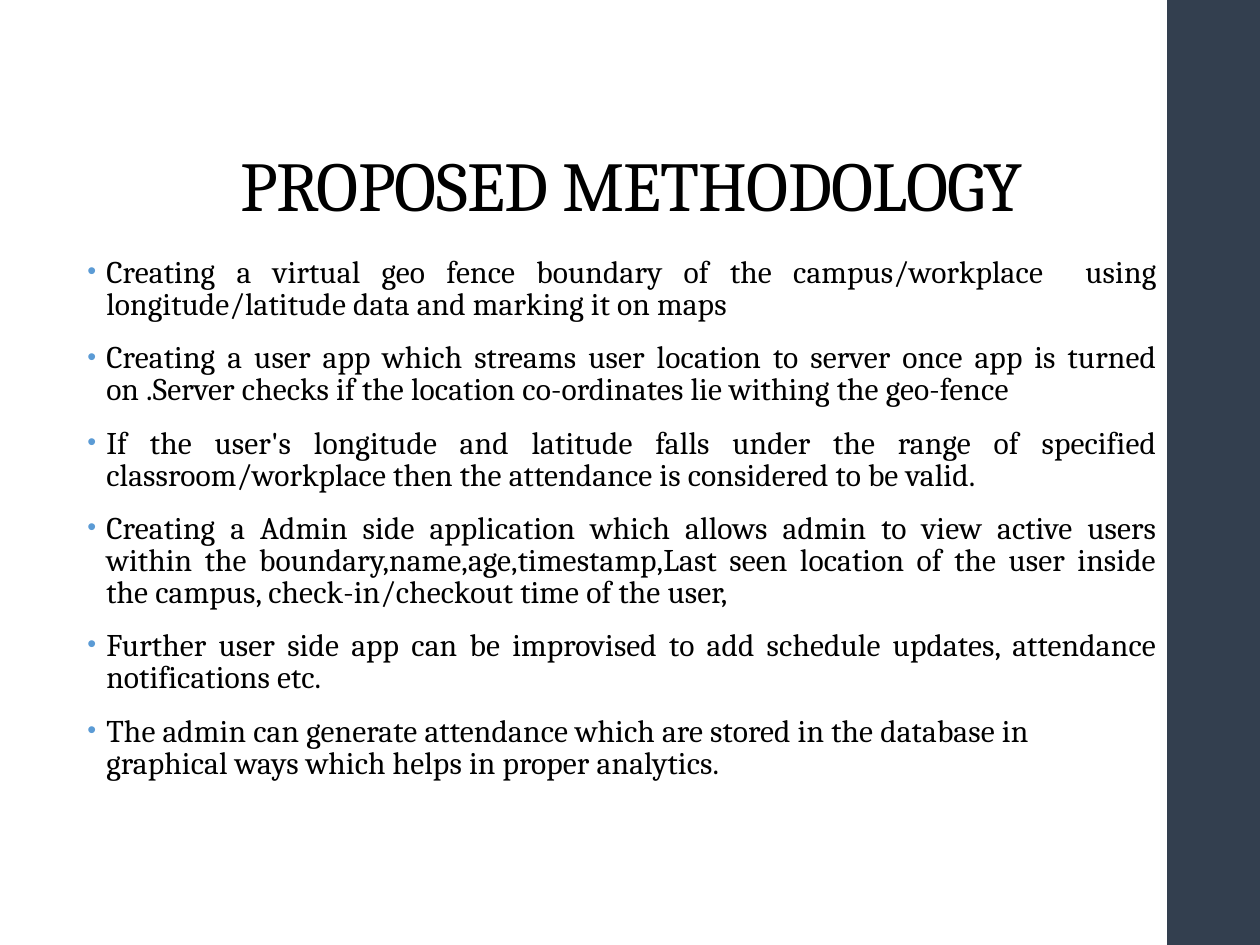
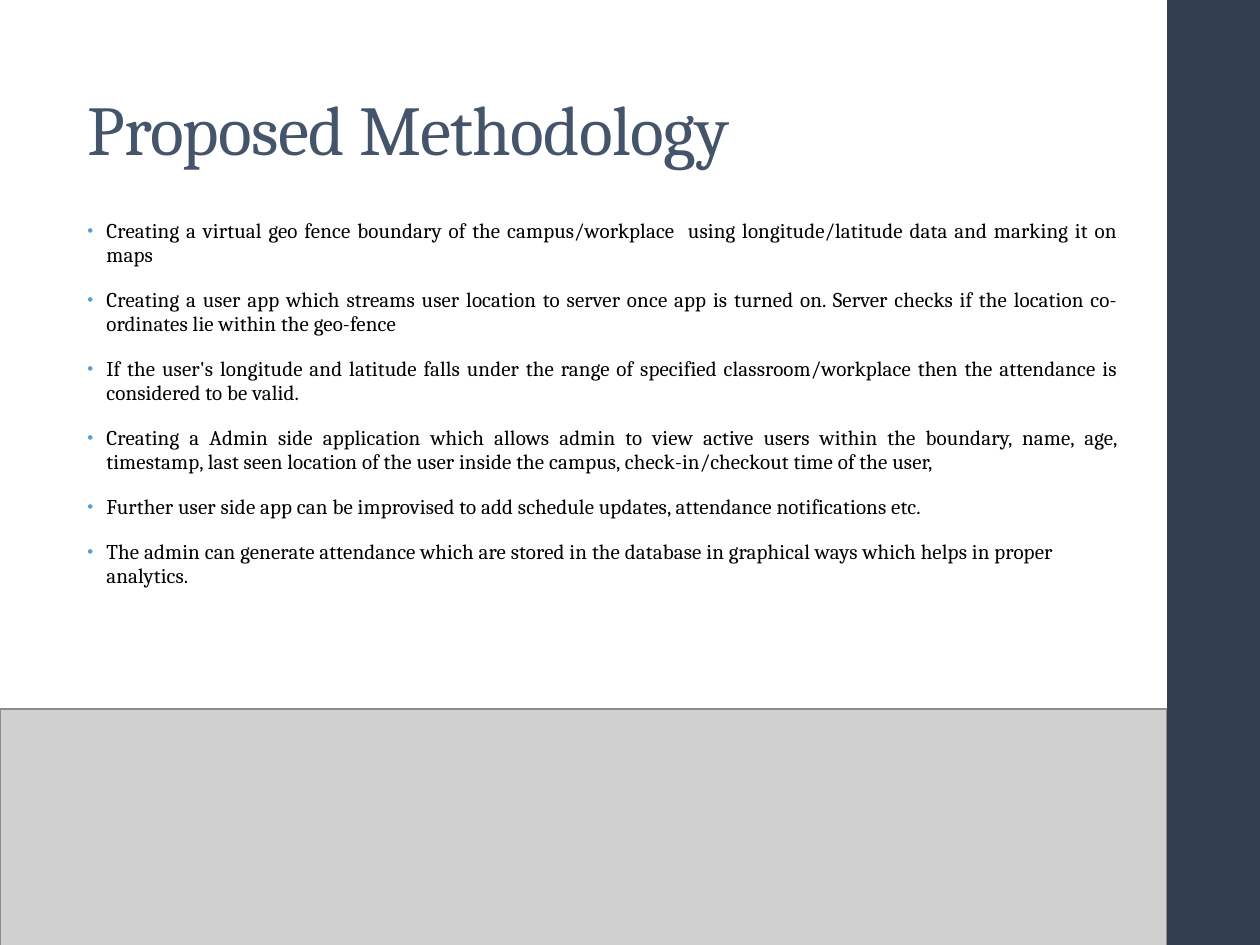
Before and after one commit to nishant-patil-280/Major-Project, a slide deck: slide 7 of docs/major project main ppt.pptx (slide 5 before the commit). Drawn at 1260x945 pixels with LibreOffice and Linux fonts; fonts in the diff are those of the drawing; grey boxes stand for pictures. Boxes give left, top, right and bottom in pixels: in the first picture for what was removed or moved away, otherwise in the second. Text is boxed around its words. In the diff, an @@ line names an element or a change of style, - is before the commit and + after.

```diff
--- a/docs/major project main ppt.pptx
+++ b/docs/major project main ppt.pptx
@@ title at box(87, 106, 729, 170): text changed; text colour #000000 to #44546A @@
-PROPOSED METHODOLOGY
+Proposed Methodology
@@ text "Creating a virtual geo fence ...": place and size @@
-text "Creating a virtual geo fence ..." at box(106, 260, 1156, 781)
+text "Creating a virtual geo fence ..." at box(106, 223, 1117, 588)
@@ text at box(106, 223, 1117, 588): size 18 to 12 pt in "Creating a virtual geo fence boundary of ...", "If the user's longitude and latitude falls ...", "Further user side app can be improvised ...", "The admin can generate attendance which are ..."; line spacing 0.85 to 0.95 @@
@@ text at box(106, 292, 1116, 336): text changed; size 18 to 12 pt @@
-• Creating a user app which streams user location to server once app is turned on .Server checks if the location co-ordinates lie withing the geo-fence
+• Creating a user app which streams user location to server once app is turned on. Server checks if the location co-ordinates lie within the geo-fence
@@ text at box(106, 430, 1117, 474): text changed; size 18 to 12 pt @@
-• Creating a Admin side application which allows admin to view active users within the boundary,name,age,timestamp,Last seen location of the user inside the campus, check-in/checkout time of the user,
+• Creating a Admin side application which allows admin to view active users within the boundary, name, age, timestamp, last seen location of the user inside the campus, check-in/checkout time of the user,
@@ picture added at box(0, 709, 1167, 945) @@
```
Also in this commit, not shown: 3 other slides changed, 6 slides added, 1 slide removed.
